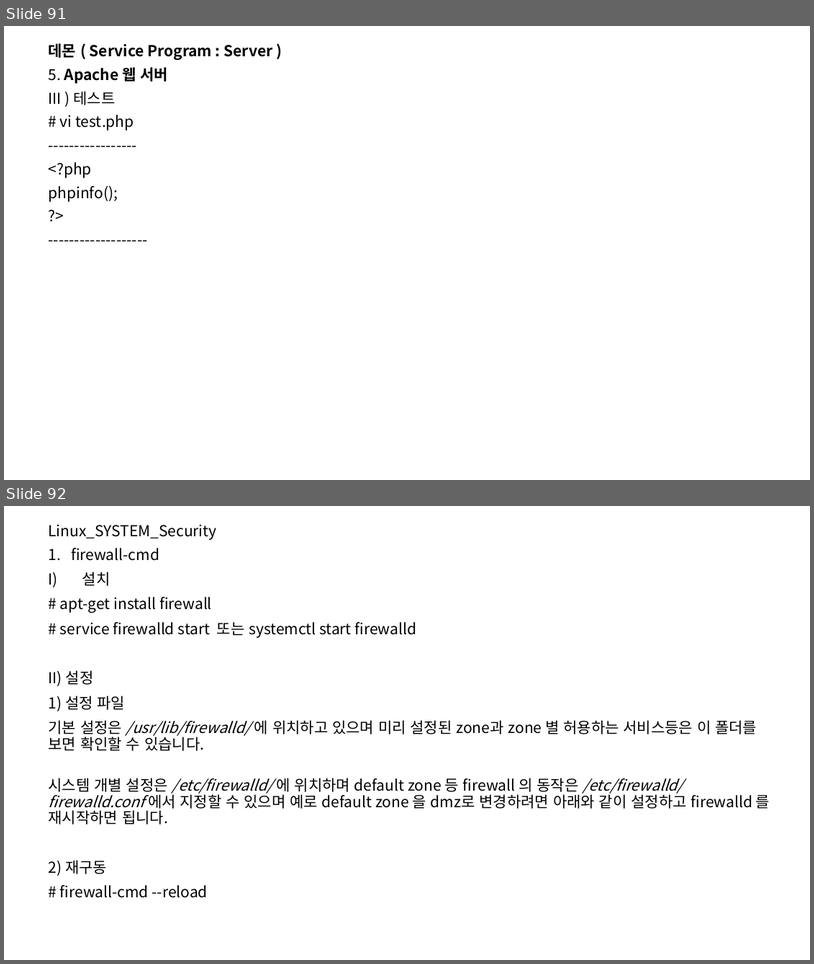
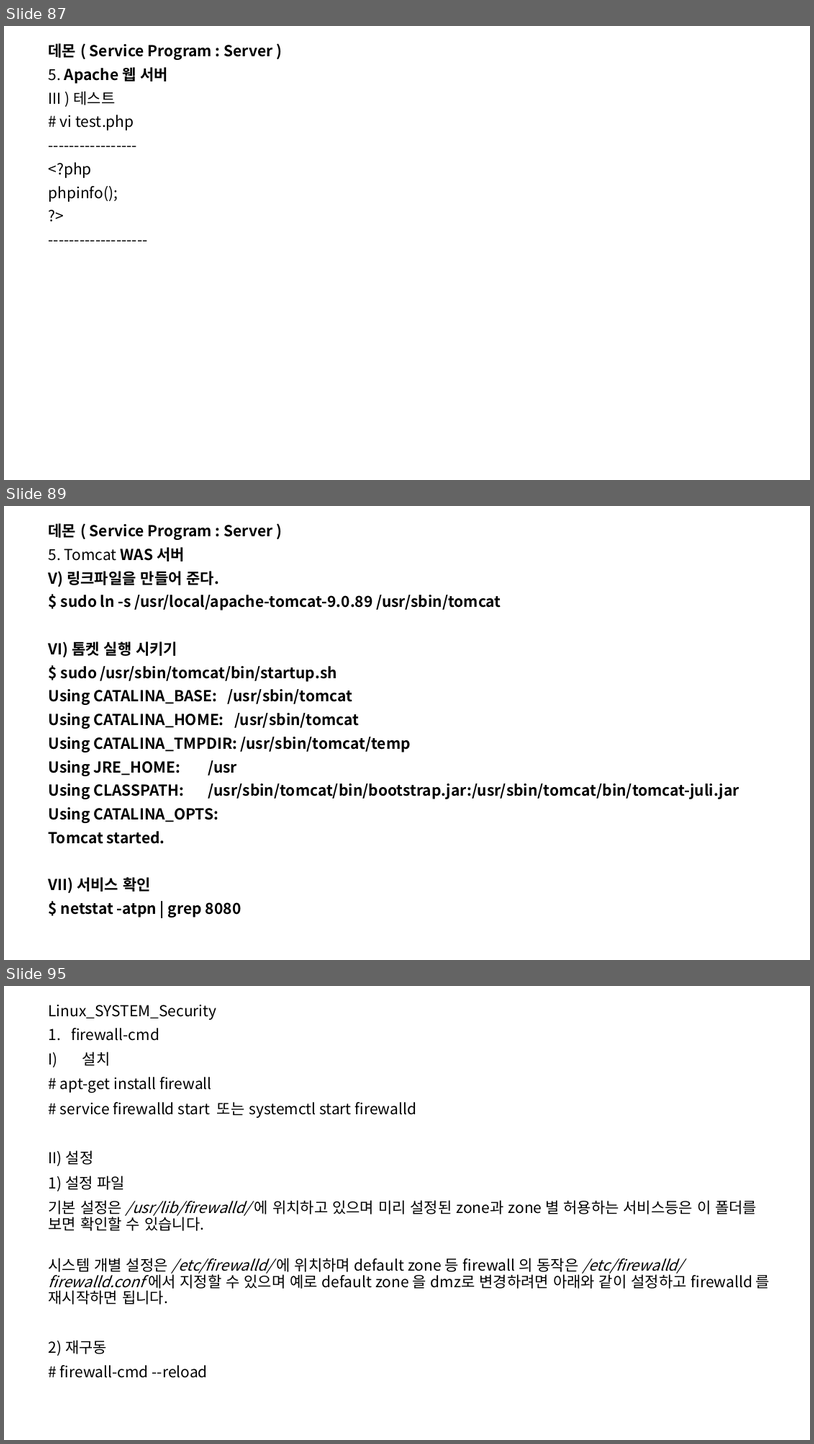
Before and after one commit to SoongMoo/PBL_3st_20231228, a slide deck: linux/리눅스.pptx. Shown one above the other, each under a label of ours: slides 91 and 92 before the commit, slides 87, 89 and 95 after it; the slides between them are not shown. The pictures are 814x964 and 814x1444 pixels, drawn with LibreOffice and Linux fonts; fonts in the diff are those of the drawing. Boxes give left, top, right and bottom in pixels: in the first picture for what was removed or moved away, otherwise in the second. Text is boxed around its words. In the diff, an @@ line names an element or a change of style, - is before the commit and + after.

```diff
--- a/linux/리눅스.pptx
+++ b/linux/리눅스.pptx
@@ slide 89 added at (4,506,810,960), background #FFFFFF @@
@@ subtitle added at (49,523,740,917), 18 pt, text #000000, bold @@
+데몬 ( Service Program : Server )
+5. Tomcat WAS 서버
+V) 링크파일을 만들어 준다.
+$ sudo ln -s /usr/local/apache-tomcat-9.0.89 /usr/sbin/tomcat
+VI) 톰켓 실행 시키기
+$ sudo /usr/sbin/tomcat/bin/startup.sh
+Using CATALINA_BASE: /usr/sbin/tomcat
+Using CATALINA_HOME: /usr/sbin/tomcat
+Using CATALINA_TMPDIR: /usr/sbin/tomcat/temp
+Using JRE_HOME: /usr
+Using CLASSPATH: /usr/sbin/tomcat/bin/bootstrap.jar:/usr/sbin/tomcat/bin/tomcat-juli.jar
+Using CATALINA_OPTS:
+Tomcat started.
+VII) 서비스 확인
+$ netstat -atpn | grep 8080
@@ what was slide 91 is now slide 87 @@
@@ what was slide 92 is now slide 95 @@
```
Also in this commit, not shown: 1 slide changed, 6 other slides added, 4 slides removed.
